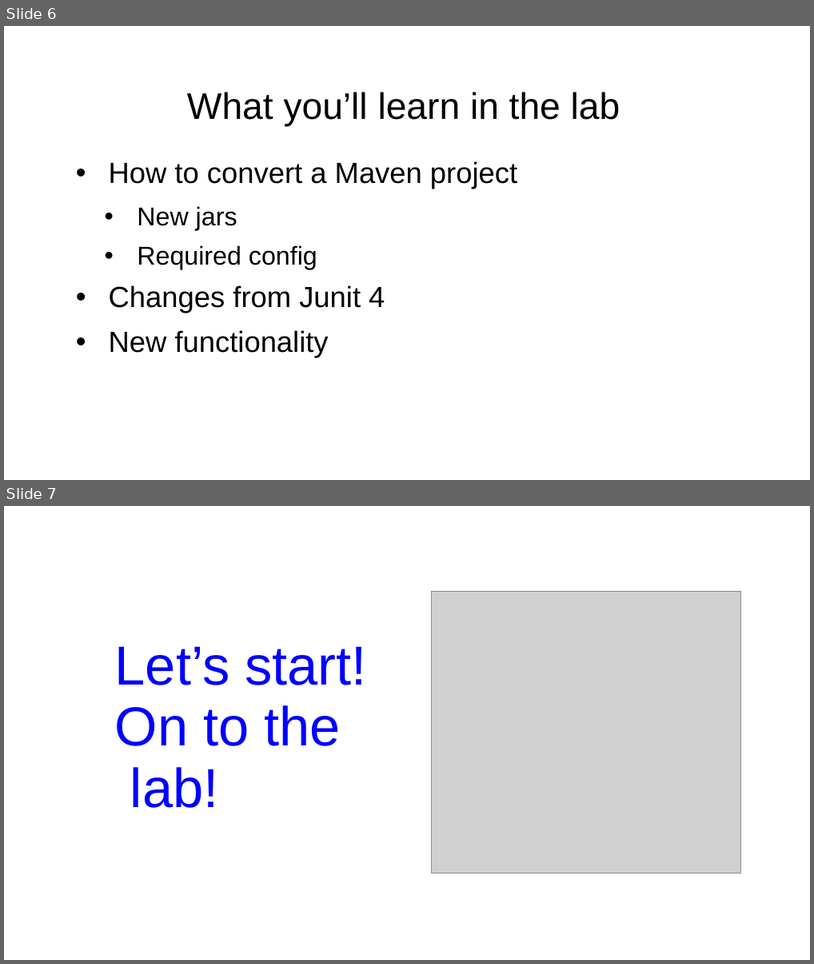
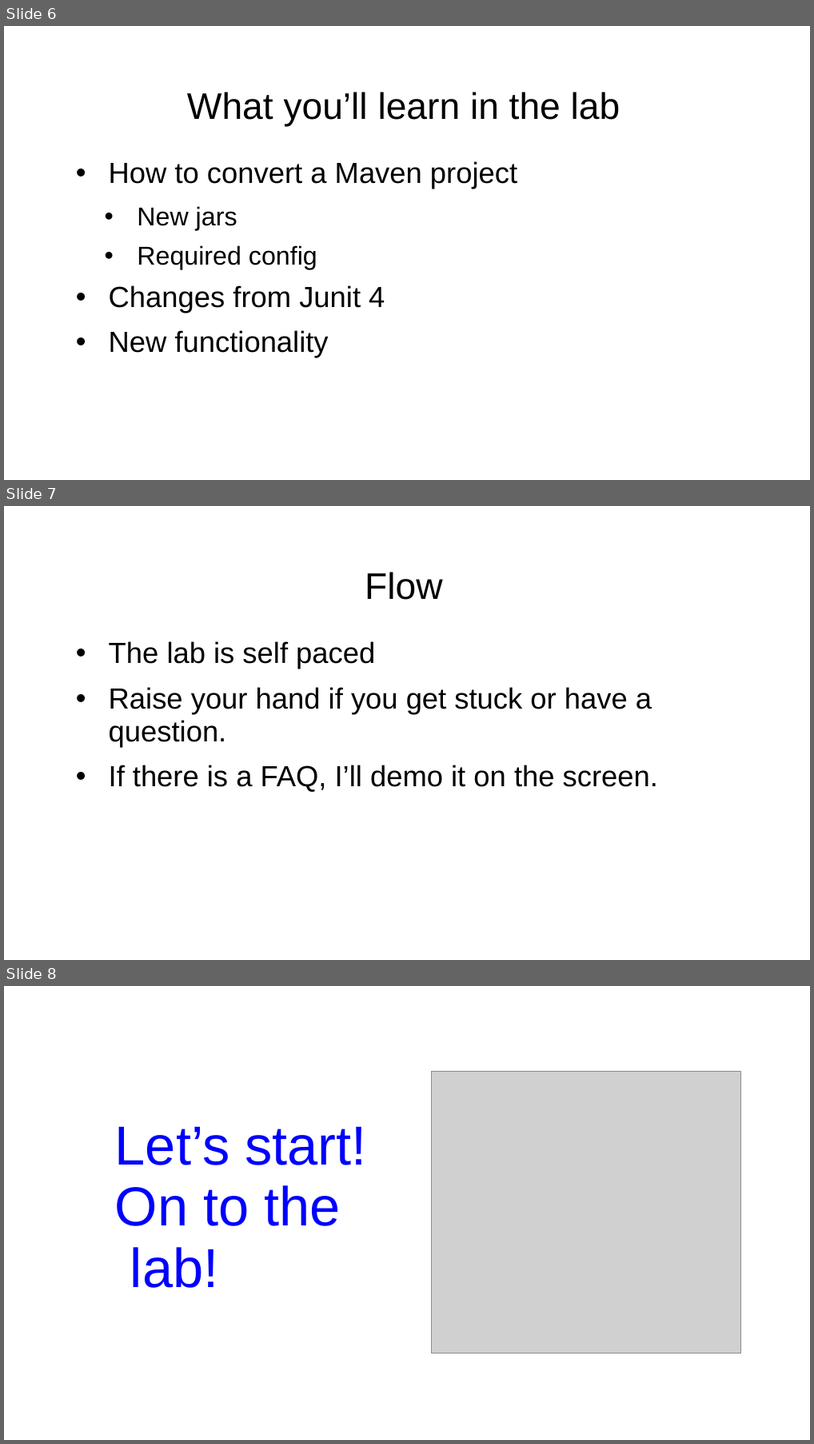
Before and after one commit to boyarsky/JavaOne2017-HOL-JUnit5, a slide deck: JUnit 5 HOL Intro Presentation.ppt. Shown one above the other, each under a label of ours: slides 6 and 7 before the commit, slides 6, 7 and 8 after it. The pictures are 814x964 and 814x1444 pixels, drawn with LibreOffice and Linux fonts; fonts in the diff are those of the drawing; grey boxes stand for pictures; background and template pictures are left out. Boxes give left, top, right and bottom in pixels: in the first picture for what was removed or moved away, otherwise in the second. Text is boxed around its words. In the diff, an @@ line names an element or a change of style, - is before the commit and + after.

```diff
--- a/JUnit 5 HOL Intro Presentation.ppt
+++ b/JUnit 5 HOL Intro Presentation.ppt
@@ slide 7 added at box(4, 506, 810, 960), background picture (left out) @@
@@ title added at box(365, 572, 442, 600), 33 pt, text #000000 @@
+Flow
@@ text added at box(109, 641, 658, 792), 26 pt, text #000000 @@
+• The lab is self paced
+• Raise your hand if you get stuck or have a question.
+• If there is a FAQ, I’ll demo it on the screen.
@@ what was slide 7 is now slide 8 @@
```
Also in this commit, not shown: 15 other files.
